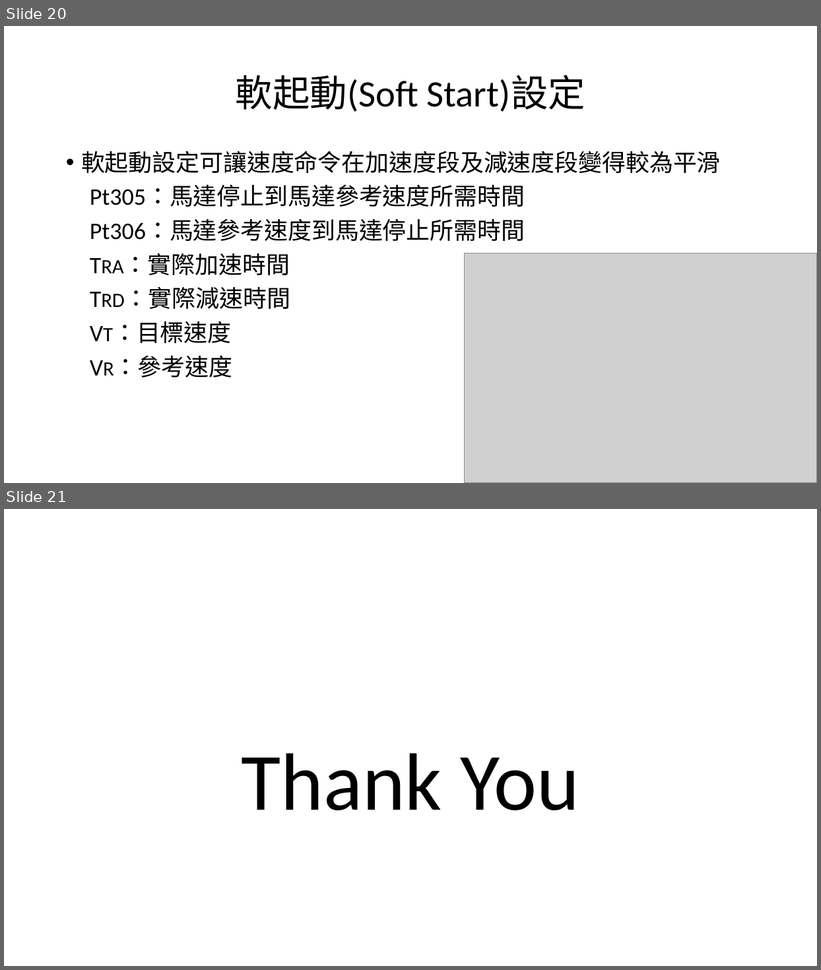
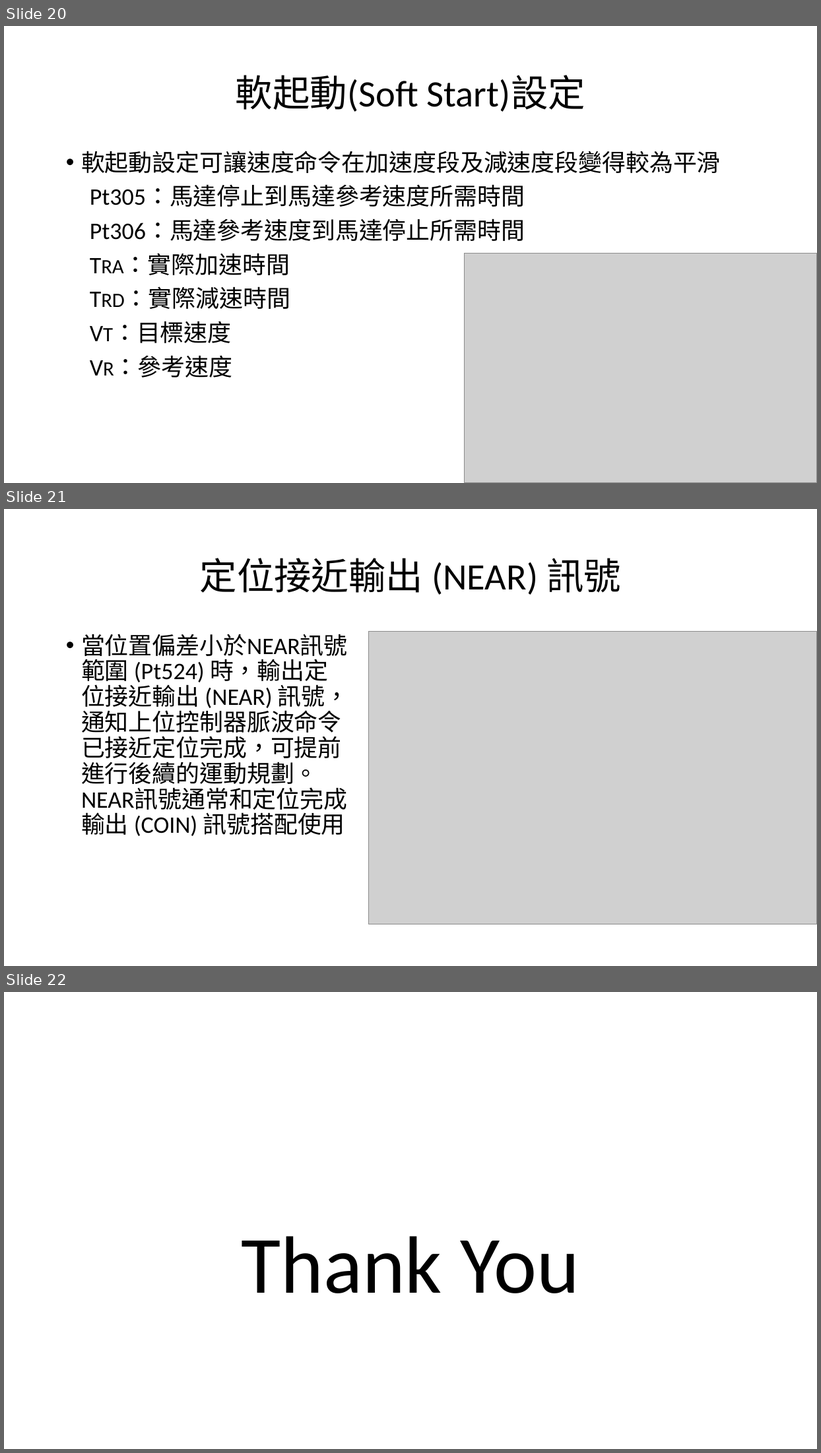
Before and after one commit to handsomeyo-wei/introduce-product-of-controllers-and-drivers, a slide deck: 產品簡介.pptx. Shown one above the other, each under a label of ours: slides 20 and 21 before the commit, slides 20, 21 and 22 after it. The pictures are 821x970 and 821x1453 pixels, drawn with LibreOffice and Linux fonts; fonts in the diff are those of the drawing; grey boxes stand for pictures. Boxes give left, top, right and bottom in pixels: in the first picture for what was removed or moved away, otherwise in the second. Text is boxed around its words. In the diff, an @@ line names an element or a change of style, - is before the commit and + after.

Commit message:
0228 last version

```diff
--- a/產品簡介.pptx
+++ b/產品簡介.pptx
@@ slide 21 added at bbox=[4, 509, 817, 966], background #FFFFFF @@
@@ title added at bbox=[200, 558, 621, 595], 44 pt, text #000000 @@
+定位接近輸出 (NEAR) 訊號
@@ text added at bbox=[81, 634, 349, 836], 28 pt, text #000000 @@
+• 當位置偏差小於NEAR訊號範圍 (Pt524) 時，輸出定位接近輸出 (NEAR) 訊號，通知上位控制器脈波命令已接近定位完成，可提前進行後續的運動規劃。NEAR訊號通常和定位完成輸出 (COIN) 訊號搭配使用
@@ picture added at bbox=[369, 632, 817, 925] @@
@@ what was slide 21 is now slide 22 @@
```
